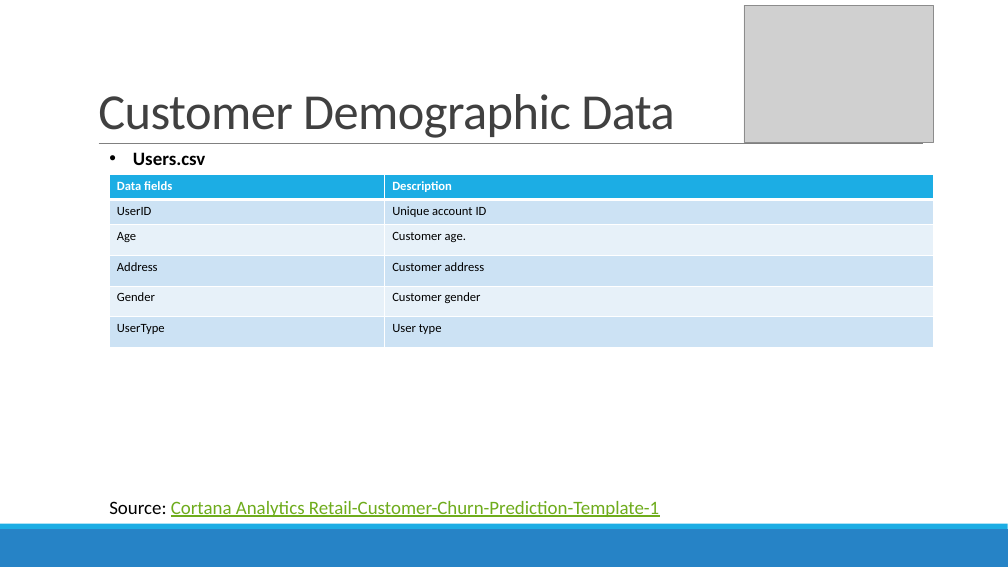
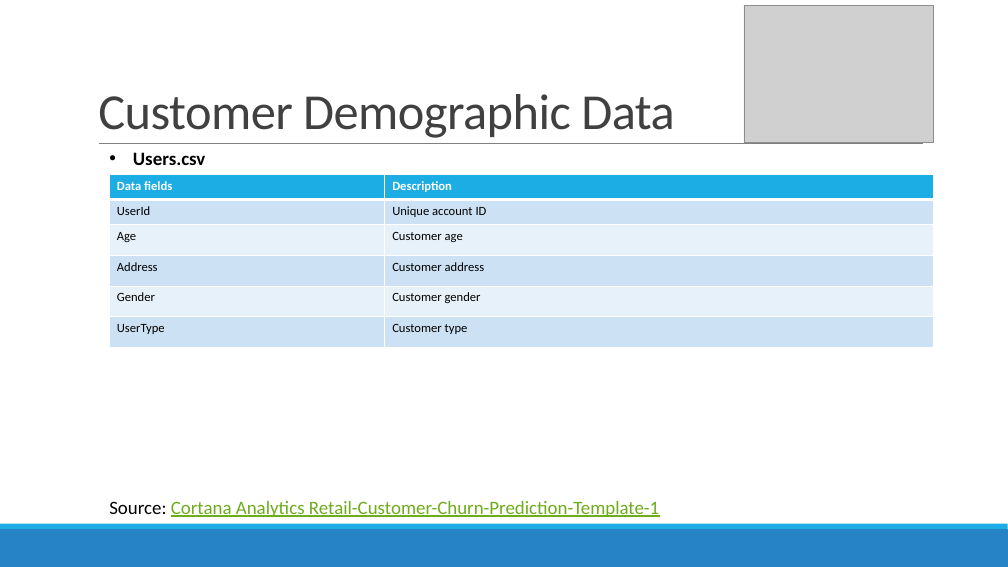
Before and after one commit to Azure-Samples/Customer-Churn-Demo-MRS-Spark-HDI, a slide deck: slide 6 of Customer Churn.pptx. Drawn at 1008x567 pixels with LibreOffice and Linux fonts; fonts in the diff are those of the drawing; grey boxes stand for pictures. Boxes give left, top, right and bottom in pixels: in the first picture for what was removed or moved away, otherwise in the second. Text is boxed around its words. In the diff, an @@ line names an element or a change of style, - is before the commit and + after.

```diff
--- a/Customer Churn.pptx
+++ b/Customer Churn.pptx
@@ table at bbox=[110, 175, 933, 348] @@
-row 2, column 1: UserID
+row 2, column 1: UserId
-row 3, column 2: Customer age.
+row 3, column 2: Customer age
-row 6, column 2: User type
+row 6, column 2: Customer type
```
Also in this commit, not shown: 1 other slide changed.
